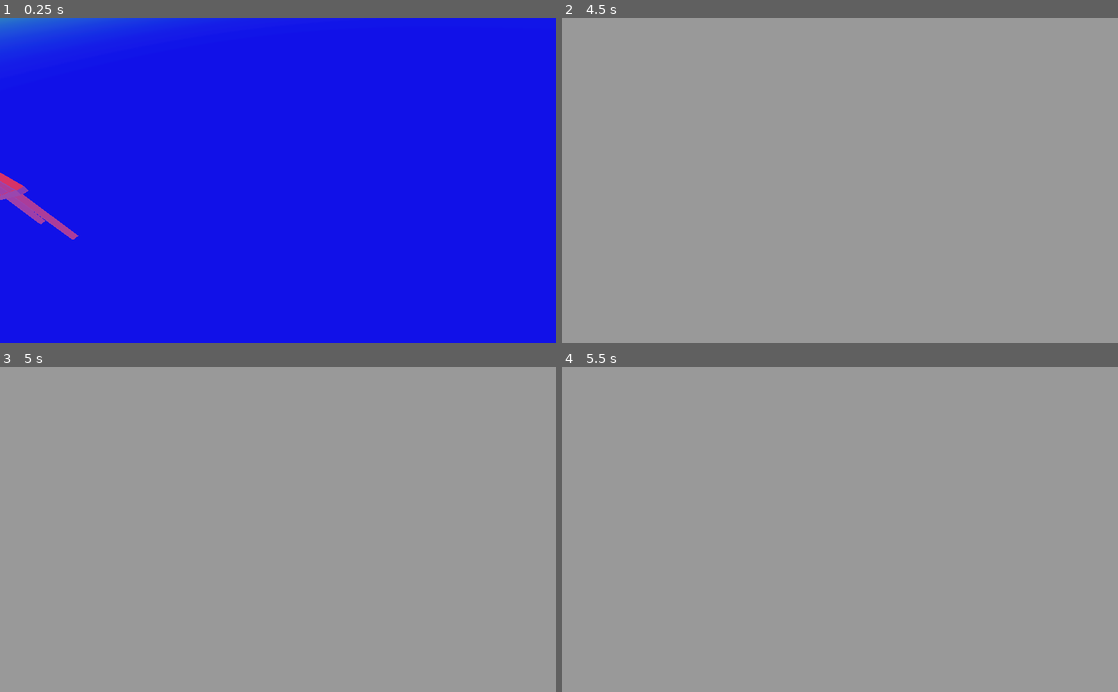
Above: before the commit, frames 1-4 (two rows, left to right).
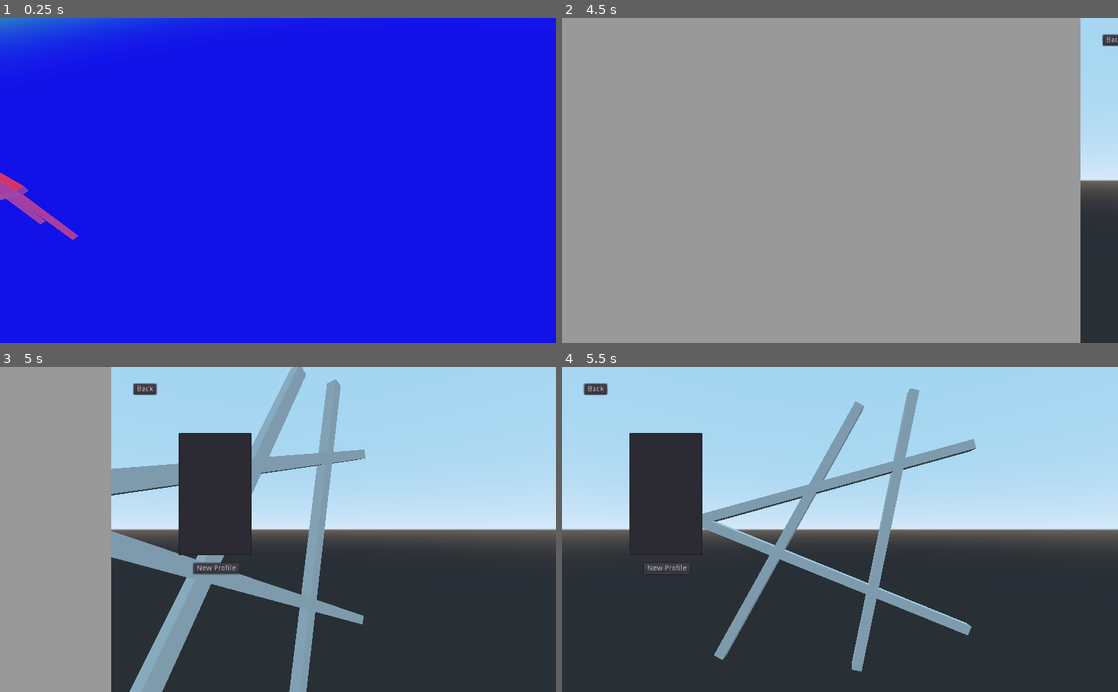
Above: after the commit, the same moments.

Repository: wooky/xtremettt
Game: Godot game, scene res://scene/top_level.tscn
The game is run twice, just before and just after one commit, with the same random seed, the same clock (stepped at 60 frames per second) and the same inputs.
Inputs (mouse positions are in pixels of both pictures, inside the frame that each line leads up to):
- Up to frame 1 (0.25 s): no input
- Up to frame 2 (4.5 s): click "Profiles" at 4.25 s
- Up to frame 3 (5 s): no input
- Up to frame 4 (5.5 s): click (706, 389) at 5 s, where only the run after the commit has a clickable "Back"

Frame 1 is identical in both runs. In frame 2, 6.7% of the frame differs, in the area x 93-100%, y 0-100%; in frame 3, 80%; in frame 4, 100%, in the area x 0-100%, y 0-100%.

Commit message:
Create profile editor and personification

Diff:
--- /dev/null
+++ b/profile/profile.gd
@@ -0,0 +1,20 @@
+extends Node
+class_name Profile
+
+var profile_id: String
+var player_name: String
+var body_color: Color
+var face_texture
+var taunts: PoolStringArray
+
+func _init(profile_id: String, player_name: String, body_color: Color, face_texture,\
+		taunts: PoolStringArray) -> void:
+	self.profile_id = profile_id
+	self.player_name = player_name
+	self.body_color = body_color
+	self.face_texture = face_texture
+	self.taunts = taunts
+
+static func default() -> Profile:
+	var me := load("res://profile/profile.gd")
+	return me.new("New Profile", "New Player", Color.brown, null, [])
--- /dev/null
+++ b/profile/profile_editor.gd
@@ -0,0 +1,24 @@
+extends Control
+
+signal back
+
+func _ready() -> void:
+	$ProfileList.unselect_all()
+	$Container.visible = false
+
+func _on_Back_pressed() -> void:
+	emit_signal("back")
+
+func _on_New_pressed() -> void:
+	load_container(Profile.default())
+
+func load_container(profile: Profile) -> void:
+	$Container/ProfileId.text = profile.profile_id
+	$Container/PlayerName.text = profile.player_name
+	$Container/BodyColor.color = profile.body_color
+	$Container/Taunts.text = profile.taunts.join("\n")
+	($Container/ProfileMugshot as ProfileMugshot).personification.load_from_profile(profile)
+	$Container.visible = true
+
+func _on_BodyColor_color_changed(color: Color) -> void:
+	($Container/ProfileMugshot as ProfileMugshot).personification.update_body_color(color)
--- /dev/null
+++ b/profile/profile_editor.tscn
@@ -0,0 +1,114 @@
+[gd_scene load_steps=4 format=2]
+
+[ext_resource path="res://profile/profile_list.tscn" type="PackedScene" id=1]
+[ext_resource path="res://profile/profile_editor.gd" type="Script" id=2]
+[ext_resource path="res://profile/profile_mugshot.tscn" type="PackedScene" id=3]
+
+[node name="ProfileEditor" type="Control"]
+anchor_right = 1.0
+anchor_bottom = 1.0
+script = ExtResource( 2 )
+__meta__ = {
+"_edit_use_anchors_": false
+}
+
+[node name="Back" type="Button" parent="."]
+margin_left = 41.0
+margin_top = 31.0
+margin_right = 83.0
+margin_bottom = 51.0
+text = "Back"
+__meta__ = {
+"_edit_use_anchors_": false
+}
+
+[node name="New" type="Button" parent="."]
+margin_left = 151.0
+margin_top = 362.0
+margin_right = 236.0
+margin_bottom = 382.0
+text = "New Profile"
+__meta__ = {
+"_edit_use_anchors_": false
+}
+
+[node name="ProfileList" parent="." instance=ExtResource( 1 )]
+margin_left = 124.0
+margin_top = 122.0
+margin_right = 258.0
+margin_bottom = 347.0
+
+[node name="Container" type="Control" parent="."]
+margin_left = 376.0
+margin_top = 124.0
+margin_right = 1000.0
+margin_bottom = 579.0
+__meta__ = {
+"_edit_use_anchors_": false
+}
+
+[node name="Label" type="Label" parent="Container"]
+margin_left = 10.0
+margin_top = 19.0
+margin_right = 70.0
+margin_bottom = 33.0
+text = "Profile ID"
+
+[node name="ProfileId" type="LineEdit" parent="Container"]
+margin_left = 114.0
+margin_top = 14.0
+margin_right = 307.0
+margin_bottom = 38.0
+
+[node name="Label2" type="Label" parent="Container"]
+margin_left = 12.0
+margin_top = 51.0
+margin_right = 52.0
+margin_bottom = 65.0
+text = "Player Name"
+
+[node name="PlayerName" type="LineEdit" parent="Container"]
+margin_left = 114.0
+margin_top = 47.0
+margin_right = 306.0
+margin_bottom = 71.0
+
+[node name="Label3" type="Label" parent="Container"]
+margin_left = 13.0
+margin_top = 81.0
+margin_right = 82.0
+margin_bottom = 95.0
+text = "Body Color"
+
+[node name="BodyColor" type="ColorPickerButton" parent="Container"]
+margin_left = 114.0
+margin_top = 77.0
+margin_right = 308.0
+margin_bottom = 99.0
+edit_alpha = false
+__meta__ = {
+"_edit_use_anchors_": false
+}
+
+[node name="Label4" type="Label" parent="Container"]
+margin_left = 14.0
+margin_top = 108.0
+margin_right = 145.0
+margin_bottom = 122.0
+text = "Taunts (one per line)"
+
+[node name="Taunts" type="TextEdit" parent="Container"]
+margin_left = 14.0
+margin_top = 131.0
+margin_right = 315.0
+margin_bottom = 238.0
+
+[node name="ProfileMugshot" parent="Container" instance=ExtResource( 3 )]
+margin_left = 378.0
+margin_top = 11.0
+margin_right = 578.0
+margin_bottom = 411.0
+[connection signal="visibility_changed" from="." to="." method="_ready"]
+[connection signal="pressed" from="Back" to="." method="_on_Back_pressed"]
+[connection signal="pressed" from="New" to="." method="_on_New_pressed"]
+[connection signal="color_changed" from="Container/BodyColor" to="." method="_on_BodyColor_color_changed"]
--- /dev/null
+++ b/profile/profile_list.gd
@@ -0,0 +1,20 @@
+extends ItemList
+
+signal profile_selected(profile)
+
+func _ready() -> void:
+	var profiles := ProfileManager.get_profiles()
+	var i := 0
+	for key in profiles.keys():
+		self.add_item(key)
+		self.set_item_metadata(i, profiles[key])
+		i += 1
+
+func _on_ProfileList_item_selected(index: int) -> void:
+	emit_signal("profile_selected", self.get_item_metadata(index))
+
+func add_profile(profile: Profile) -> void:
+	self.add_item(profile.profile_id)
+	var last_item_id = self.get_item_count() - 1
+	self.set_item_metadata(last_item_id, profile)
+	self.select(last_item_id)
--- /dev/null
+++ b/profile/profile_list.tscn
@@ -0,0 +1,13 @@
+[gd_scene load_steps=2 format=2]
+
+[ext_resource path="res://profile/profile_list.gd" type="Script" id=1]
+
+[node name="ProfileList" type="ItemList"]
+margin_right = 134.0
+margin_bottom = 225.0
+script = ExtResource( 1 )
+__meta__ = {
+"_edit_use_anchors_": false
+}
+[connection signal="item_selected" from="." to="." method="_on_ProfileList_item_selected"]
+[connection signal="visibility_changed" from="." to="." method="_ready"]
--- a/profile/profile_manager.gd
+++ b/profile/profile_manager.gd
@@ -13,3 +13,6 @@
 
 func has_profiles() -> bool:
 	return self._profiles.size() != 0
+
+func get_profiles() -> Dictionary:
+	return self._profiles
--- /dev/null
+++ b/profile/profile_mugshot.gd
@@ -0,0 +1,4 @@
+extends Panel
+class_name ProfileMugshot
+
+onready var personification: ProfilePersonification = $ViewportContainer/Viewport/ProfilePersonification
--- /dev/null
+++ b/profile/profile_mugshot.tscn
@@ -0,0 +1,41 @@
+[gd_scene load_steps=6 format=2]
+
+[ext_resource path="res://profile/profile_personification.tscn" type="PackedScene" id=1]
+[ext_resource path="res://profile/profile_mugshot.gd" type="Script" id=2]
+[ext_resource path="res://default_env.tres" type="Environment" id=3]
+
+[sub_resource type="StyleBoxFlat" id=2]
+bg_color = Color( 0, 0, 0, 1 )
+
+[sub_resource type="World" id=1]
+environment = ExtResource( 3 )
+
+[node name="ProfileMugshot" type="Panel"]
+margin_right = 220.0
+margin_bottom = 420.0
+custom_styles/panel = SubResource( 2 )
+script = ExtResource( 2 )
+
+[node name="ViewportContainer" type="ViewportContainer" parent="."]
+anchor_right = 1.0
+anchor_bottom = 1.0
+margin_left = 10.0
+margin_top = 10.0
+margin_right = -10.0
+margin_bottom = -10.0
+stretch = true
+__meta__ = {
+"_edit_use_anchors_": false
+}
+
+[node name="Viewport" type="Viewport" parent="ViewportContainer"]
+size = Vector2( 200, 400 )
+own_world = true
+world = SubResource( 1 )
+handle_input_locally = false
+render_target_update_mode = 3
+
+[node name="ProfilePersonification" parent="ViewportContainer/Viewport" instance=ExtResource( 1 )]
+
+[node name="Camera" type="Camera" parent="ViewportContainer/Viewport"]
+transform = Transform( 0.707107, 0, 0.707107, 0, 1, 0, -0.707107, 0, 0.707107, 2.5, 3.5, 2.5 )
--- /dev/null
+++ b/profile/profile_personification.gd
@@ -0,0 +1,16 @@
+extends Spatial
+class_name ProfilePersonification
+
+var _body_material := SpatialMaterial.new()
+var _face_material: Material
+
+func _ready() -> void:
+	$Face.set_surface_material(0, self._body_material)
+	$HeadBack.set_surface_material(0, self._body_material)
+	$Torso.set_surface_material(0, self._body_material)
+
+func load_from_profile(profile: Profile) -> void:
+	update_body_color(profile.body_color)
+
+func update_body_color(color: Color) -> void:
+	self._body_material.albedo_color = color
--- /dev/null
+++ b/profile/profile_personification.tscn
@@ -0,0 +1,31 @@
+[gd_scene load_steps=5 format=2]
+
+[ext_resource path="res://profile/profile_personification.gd" type="Script" id=1]
+
+[sub_resource type="SphereMesh" id=1]
+height = 1.0
+is_hemisphere = true
+
+[sub_resource type="SphereMesh" id=2]
+height = 1.0
+is_hemisphere = true
+
+[sub_resource type="CapsuleMesh" id=3]
+
+[node name="ProfilePersonification" type="Spatial"]
+script = ExtResource( 1 )
+
+[node name="Face" type="MeshInstance" parent="."]
+transform = Transform( 1, 0, 0, 0, -1.62921e-07, -1, 0, 1, -1.62921e-07, 0, 4, 0 )
+mesh = SubResource( 1 )
+material/0 = null
+
+[node name="HeadBack" type="MeshInstance" parent="."]
+transform = Transform( 1, 0, 0, 0, -1.62921e-07, 1, 0, -1, -1.62921e-07, 0, 4, 0 )
+mesh = SubResource( 2 )
+material/0 = null
+
+[node name="Torso" type="MeshInstance" parent="."]
+transform = Transform( 1, 0, 0, 0, -1.62921e-07, -1, 0, 1, -1.62921e-07, 0, 1.5, 0 )
+mesh = SubResource( 3 )
+material/0 = null
--- a/project.godot
+++ b/project.godot
@@ -8,9 +8,26 @@
 
 config_version=4
 
-_global_script_classes=[  ]
+_global_script_classes=[ {
+"base": "Node",
+"class": "Profile",
+"language": "GDScript",
+"path": "res://profile/profile.gd"
+}, {
+"base": "Panel",
+"class": "ProfileMugshot",
+"language": "GDScript",
+"path": "res://profile/profile_mugshot.gd"
+}, {
+"base": "Spatial",
+"class": "ProfilePersonification",
+"language": "GDScript",
+"path": "res://profile/profile_personification.gd"
+} ]
 _global_script_class_icons={
-
+"Profile": "",
+"ProfileMugshot": "",
+"ProfilePersonification": ""
 }
 
 [application]
--- a/scene/title.gd
+++ b/scene/title.gd
@@ -1,6 +1,10 @@
 extends Control
 
 signal transition(where)
+
+func detrans() -> void:
+	$AnimationPlayer.play("detrans")
+	self.visible = true
 
 func _on_SinglePlayer_pressed() -> void:
 	_prepare_to_transition("")
@@ -13,3 +17,6 @@
 		emit_signal("transition", where)
 	else:
 		$NoProfilesDialog.popup_centered()
+
+func _on_Profiles_pressed() -> void:
+	emit_signal("transition", "ProfileEditor")
--- a/scene/title.tscn
+++ b/scene/title.tscn
@@ -1,57 +1,51 @@
-[gd_scene load_steps=18 format=2]
+[gd_scene load_steps=17 format=2]
 
 [ext_resource path="res://ComicNeue-Regular.ttf" type="DynamicFontData" id=1]
 [ext_resource path="res://scene/title.gd" type="Script" id=2]
 
-[sub_resource type="DynamicFont" id=4]
+[sub_resource type="DynamicFont" id=1]
 size = 120
 font_data = ExtResource( 1 )
 
-[sub_resource type="DynamicFont" id=5]
+[sub_resource type="DynamicFont" id=2]
 size = 48
 font_data = ExtResource( 1 )
 
-[sub_resource type="DynamicFont" id=6]
+[sub_resource type="DynamicFont" id=3]
 size = 48
 font_data = ExtResource( 1 )
 
+[sub_resource type="Gradient" id=4]
+colors = PoolColorArray( 1, 0, 0, 1, 0.964706, 0.0705882, 0.490196, 1 )
+
+[sub_resource type="GradientTexture" id=5]
+gradient = SubResource( 4 )
+
+[sub_resource type="StyleBoxTexture" id=6]
+texture = SubResource( 5 )
+region_rect = Rect2( 0, 0, 2048, 1 )
+
+[sub_resource type="DynamicFont" id=7]
+size = 36
+font_data = ExtResource( 1 )
+
 [sub_resource type="Gradient" id=8]
-colors = PoolColorArray( 1, 0, 0, 1, 0.964706, 0.0705882, 0.490196, 1 )
+colors = PoolColorArray( 0.0196078, 1, 0, 1, 0.00392157, 0.254902, 0.105882, 1 )
 
 [sub_resource type="GradientTexture" id=9]
 gradient = SubResource( 8 )
 
 [sub_resource type="StyleBoxTexture" id=10]
 texture = SubResource( 9 )
+region_rect = Rect2( 0, 0, 2048, 1 )
 
 [sub_resource type="DynamicFont" id=11]
 size = 36
 font_data = ExtResource( 1 )
 
-[sub_resource type="Gradient" id=12]
-colors = PoolColorArray( 0.0196078, 1, 0, 1, 0.00392157, 0.254902, 0.105882, 1 )
+[sub_resource type="StyleBoxFlat" id=12]
 
-[sub_resource type="GradientTexture" id=13]
-gradient = SubResource( 12 )
-
-[sub_resource type="StyleBoxTexture" id=14]
-texture = SubResource( 13 )
-region_rect = Rect2( 0, 0, 2048, 1 )
-
-[sub_resource type="DynamicFont" id=15]
-size = 36
-font_data = ExtResource( 1 )
-
-[sub_resource type="StyleBoxFlat" id=1]
-bg_color = Color( 0.6, 0.6, 0.6, 0 )
-
-[sub_resource type="Animation" id=3]
-resource_name = "deluxe"
-length = 1.5
-step = 0.25
-
-[sub_resource type="Animation" id=2]
-resource_name = "detrans"
+[sub_resource type="Animation" id=13]
 length = 3.0
 tracks/0/type = "value"
 tracks/0/path = NodePath("Panel:custom_styles/panel:bg_color")
@@ -66,8 +60,7 @@
 "values": [ Color( 0.6, 0.6, 0.6, 1 ), Color( 0.6, 0.6, 0.6, 1 ), Color( 0.6, 0.6, 0.6, 0 ) ]
 }
 
-[sub_resource type="Animation" id=7]
-resource_name = "deluxe"
+[sub_resource type="Animation" id=14]
 length = 1.5
 loop = true
 step = 0.5
@@ -129,8 +122,8 @@
 margin_top = 276.0
 margin_right = 343.0
 margin_bottom = 394.0
-custom_styles/normal = SubResource( 10 )
-custom_fonts/font = SubResource( 11 )
+custom_styles/normal = SubResource( 6 )
+custom_fonts/font = SubResource( 7 )
 text = "Single Player"
 
 [node name="Multiplayer" type="Button" parent="."]
@@ -138,8 +131,8 @@
 margin_top = 279.0
 margin_right = 903.0
 margin_bottom = 393.0
-custom_styles/normal = SubResource( 14 )
-custom_fonts/font = SubResource( 15 )
+custom_styles/normal = SubResource( 10 )
+custom_fonts/font = SubResource( 11 )
 text = "Multiplayer"
 __meta__ = {
 "_edit_use_anchors_": false
@@ -151,6 +144,9 @@
 margin_right = 530.0
 margin_bottom = 533.0
 text = "Profiles"
+__meta__ = {
+"_edit_use_anchors_": false
+}
 
 [node name="Label4" type="Label" parent="."]
 anchor_top = 1.0
@@ -176,18 +172,17 @@
 anchor_right = 1.0
 anchor_bottom = 1.0
 mouse_filter = 2
-custom_styles/panel = SubResource( 1 )
+custom_styles/panel = SubResource( 12 )
 __meta__ = {
 "_edit_use_anchors_": false
 }
 
 [node name="AnimationPlayer" type="AnimationPlayer" parent="."]
-autoplay = "detrans"
-anims/deluxe = SubResource( 3 )
-anims/detrans = SubResource( 2 )
+anims/detrans = SubResource( 13 )
 
 [node name="AnimationPlayer2" type="AnimationPlayer" parent="."]
 autoplay = "deluxe"
-anims/deluxe = SubResource( 7 )
+anims/deluxe = SubResource( 14 )
 [connection signal="pressed" from="SinglePlayer" to="." method="_on_SinglePlayer_pressed"]
 [connection signal="pressed" from="Multiplayer" to="." method="_on_Multiplayer_pressed"]
+[connection signal="pressed" from="Profiles" to="." method="_on_Profiles_pressed"]
--- a/scene/top_level.gd
+++ b/scene/top_level.gd
@@ -1,6 +1,16 @@
 extends Control
 
+var _submenu_control: Control
+
 func _on_Splash_splash_finished() -> void:
-	var title: Node = load("res://scene/title.tscn").instance()
-	self.add_child(title)
+	$Mover/Title.detrans()
 	$Splash.play_borf()
+
+func _on_Title_transition(where: String) -> void:
+	if self._submenu_control: self._submenu_control.visible = false
+	self._submenu_control = $Mover/Submenu.get_node(where)
+	self._submenu_control.visible = true
+	$AnimationPlayer.play("mover")
+
+func _return() -> void:
+	$AnimationPlayer.play_backwards("mover")
--- a/scene/top_level.tscn
+++ b/scene/top_level.tscn
@@ -1,7 +1,24 @@
-[gd_scene load_steps=3 format=2]
+[gd_scene load_steps=6 format=2]
 
 [ext_resource path="res://scene/top_level.gd" type="Script" id=1]
 [ext_resource path="res://scene/splash.tscn" type="PackedScene" id=2]
+[ext_resource path="res://scene/title.tscn" type="PackedScene" id=3]
+[ext_resource path="res://profile/profile_editor.tscn" type="PackedScene" id=4]
+
+[sub_resource type="Animation" id=1]
+resource_name = "mover"
+tracks/0/type = "value"
+tracks/0/path = NodePath("Mover:rect_position")
+tracks/0/interp = 1
+tracks/0/loop_wrap = true
+tracks/0/imported = false
+tracks/0/enabled = true
+tracks/0/keys = {
+"times": PoolRealArray( 0, 1 ),
+"transitions": PoolRealArray( -2, -2 ),
+"update": 0,
+"values": [ Vector2( 0, 0 ), Vector2( -1024, 0 ) ]
+}
 
 [node name="TopLevel" type="Control"]
 anchor_right = 1.0
@@ -12,4 +29,31 @@
 }
 
 [node name="Splash" parent="." instance=ExtResource( 2 )]
+
+[node name="Mover" type="Control" parent="."]
+anchor_right = 1.0
+anchor_bottom = 1.0
+__meta__ = {
+"_edit_use_anchors_": false
+}
+
+[node name="Title" parent="Mover" instance=ExtResource( 3 )]
+visible = false
+margin_bottom = 40.0
+
+[node name="Submenu" type="Control" parent="Mover"]
+anchor_left = 1.0
+anchor_right = 1.0
+margin_bottom = 40.0
+__meta__ = {
+"_edit_use_anchors_": false
+}
+
+[node name="ProfileEditor" parent="Mover/Submenu" instance=ExtResource( 4 )]
+visible = false
+
+[node name="AnimationPlayer" type="AnimationPlayer" parent="."]
+anims/mover = SubResource( 1 )
 [connection signal="splash_finished" from="Splash" to="." method="_on_Splash_splash_finished"]
+[connection signal="transition" from="Mover/Title" to="." method="_on_Title_transition"]
+[connection signal="back" from="Mover/Submenu/ProfileEditor" to="." method="_return"]
Not shown: 3 places in scene/title.tscn that only renumber resources
